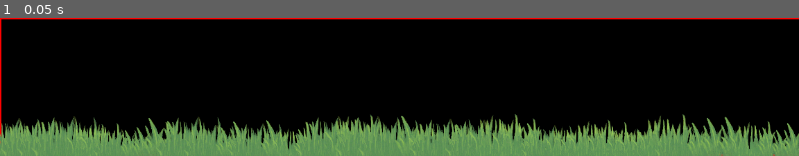
Above: before the commit, frame 1.
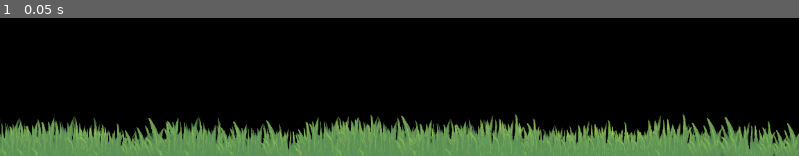
Above: after the commit, the same moment.

Repository: 9er-tom/desktop-forest
Game: Godot game, scene res://main.tscn
Two runs of this game, one before a commit and one after it. Both use one fixed random seed, a clock stepped at 60 frames per second and the inputs below.
Inputs:
- Up to frame 1 (0.05 s): no input

The runs differ from the first frame. In frame 1, 1.7% of the frame differs, in the area x 0-100%, y 0-100%.

Commit message:
toolbox texture ui

Diff:
--- a/main.tscn
+++ b/main.tscn
@@ -1,11 +1,14 @@
-[gd_scene load_steps=12 format=3 uid="uid://cisff3wt23ujv"]
+[gd_scene load_steps=15 format=3 uid="uid://cisff3wt23ujv"]
 
 [ext_resource type="Script" uid="uid://b1b0hlveqelsp" path="res://scripts/main.gd" id="1_h2yge"]
 [ext_resource type="Texture2D" uid="uid://cg55tm2kh47nv" path="res://scripts/Screenshot 2024-10-20 140952.png" id="2_0xm2m"]
 [ext_resource type="Script" uid="uid://ciyrgfr1adc0c" path="res://scripts/bingus.gd" id="3_h2yge"]
 [ext_resource type="Script" uid="uid://sal1akpormev" path="res://scripts/toolbox.gd" id="4_1bvp3"]
 [ext_resource type="Texture2D" uid="uid://dd34qdkkgljb7" path="res://assets/ui/Sprites/UI_Flat_Button02a_4.png" id="5_272bh"]
+[ext_resource type="Texture2D" uid="uid://c3matn5qctx83" path="res://assets/ui/acorn.PNG" id="5_dg77c"]
+[ext_resource type="Texture2D" uid="uid://40pyj4lh0s5w" path="res://assets/ui/toolbox.PNG" id="5_efxa6"]
 [ext_resource type="Texture2D" uid="uid://chsnfwkioxpc1" path="res://assets/ui/Sprites/UI_Flat_Button02a_1.png" id="6_5vw27"]
+[ext_resource type="Script" uid="uid://d00v6c26s1vwm" path="res://scripts/ui/toggleVisibility.gd" id="6_ycdy4"]
 [ext_resource type="Texture2D" uid="uid://k4e0up8okj0m" path="res://assets/ui/Sprites/UI_Flat_Button02a_3.png" id="7_kek77"]
 [ext_resource type="PackedScene" uid="uid://x1n5d7yptqgq" path="res://prefabs/plant.tscn" id="8_4c57u"]
 [ext_resource type="Script" uid="uid://degd3l2d4n1v5" path="res://scripts/bg/grassSpawn.gd" id="8_kek77"]
@@ -20,6 +23,7 @@
 taskbarOrientation = 2
 
 [node name="ReferenceRect" type="ReferenceRect" parent="."]
+visible = false
 offset_right = 2560.0
 offset_bottom = 200.0
 border_width = 5.0
@@ -36,28 +40,55 @@
 [node name="toolbox" type="Window" parent="."]
 transparent_bg = true
 position = Vector2i(0, 36)
-size = Vector2i(150, 250)
+size = Vector2i(350, 350)
 unresizable = true
+borderless = true
 always_on_top = true
 transparent = true
 script = ExtResource("4_1bvp3")
 
-[node name="plantButtons" type="VBoxContainer" parent="toolbox"]
-anchors_preset = 15
-anchor_right = 1.0
-anchor_bottom = 1.0
-grow_horizontal = 2
-grow_vertical = 2
+[node name="toolboxToggleButton" type="TextureButton" parent="toolbox" node_paths=PackedStringArray("showElement", "hideElement")]
+z_index = 4096
+offset_left = 283.0
+offset_top = 258.0
+offset_right = 529.0
+offset_bottom = 529.0
+scale = Vector2(0.23, 0.23)
+texture_normal = ExtResource("5_dg77c")
+script = ExtResource("6_ycdy4")
+showElement = NodePath("../openToolbox")
+hideElement = NodePath(".")
 
-[node name="SpawnBtn" type="TextureButton" parent="toolbox/plantButtons"]
+[node name="openToolbox" type="TextureRect" parent="toolbox"]
+visible = false
+z_index = 4096
+offset_right = 350.0
+offset_bottom = 250.0
+texture = ExtResource("5_efxa6")
+expand_mode = 5
+
+[node name="TextureButton" type="TextureButton" parent="toolbox/openToolbox" node_paths=PackedStringArray("showElement", "hideElement")]
+offset_left = 287.0
+offset_top = 35.0
+offset_right = 337.0
+offset_bottom = 85.0
+script = ExtResource("6_ycdy4")
+showElement = NodePath("../../toolboxToggleButton")
+hideElement = NodePath("..")
+
+[node name="GrowBtn" type="TextureButton" parent="toolbox/openToolbox"]
 texture_filter = 3
 layout_mode = 2
+offset_left = 61.0
+offset_top = 80.0
+offset_right = 125.0
+offset_bottom = 144.0
 texture_normal = ExtResource("5_272bh")
 texture_pressed = ExtResource("6_5vw27")
 texture_hover = ExtResource("7_kek77")
 stretch_mode = 0
 
-[node name="Label" type="Label" parent="toolbox/plantButtons/SpawnBtn"]
+[node name="Label" type="Label" parent="toolbox/openToolbox/GrowBtn"]
 layout_mode = 1
 anchors_preset = 8
 anchor_left = 0.5
@@ -70,19 +101,23 @@
 offset_bottom = 7.0
 grow_horizontal = 2
 grow_vertical = 2
-text = "Spawn Plant"
+text = "G"
 label_settings = SubResource("LabelSettings_272bh")
 horizontal_alignment = 1
 
-[node name="GrowBtn" type="TextureButton" parent="toolbox/plantButtons"]
+[node name="SpawnBtn" type="TextureButton" parent="toolbox/openToolbox"]
 texture_filter = 3
 layout_mode = 2
+offset_left = 141.0
+offset_top = 80.0
+offset_right = 205.0
+offset_bottom = 144.0
 texture_normal = ExtResource("5_272bh")
 texture_pressed = ExtResource("6_5vw27")
 texture_hover = ExtResource("7_kek77")
 stretch_mode = 0
 
-[node name="Label" type="Label" parent="toolbox/plantButtons/GrowBtn"]
+[node name="Label" type="Label" parent="toolbox/openToolbox/SpawnBtn"]
 layout_mode = 1
 anchors_preset = 8
 anchor_left = 0.5
@@ -95,19 +130,23 @@
 offset_bottom = 7.0
 grow_horizontal = 2
 grow_vertical = 2
-text = "Grow Plant"
+text = "S"
 label_settings = SubResource("LabelSettings_272bh")
 horizontal_alignment = 1
 
-[node name="RemoveBtn" type="TextureButton" parent="toolbox/plantButtons"]
+[node name="RemoveBtn" type="TextureButton" parent="toolbox/openToolbox"]
 texture_filter = 3
 layout_mode = 2
+offset_left = 220.0
+offset_top = 80.0
+offset_right = 284.0
+offset_bottom = 144.0
 texture_normal = ExtResource("5_272bh")
 texture_pressed = ExtResource("6_5vw27")
 texture_hover = ExtResource("7_kek77")
 stretch_mode = 0
 
-[node name="Label" type="Label" parent="toolbox/plantButtons/RemoveBtn"]
+[node name="Label" type="Label" parent="toolbox/openToolbox/RemoveBtn"]
 layout_mode = 1
 anchors_preset = 8
 anchor_left = 0.5
@@ -120,7 +159,7 @@
 offset_bottom = 7.0
 grow_horizontal = 2
 grow_vertical = 2
-text = "Remove Plant"
+text = "R"
 label_settings = SubResource("LabelSettings_272bh")
 horizontal_alignment = 1
 
@@ -137,5 +176,5 @@
 [node name="GroundSpawner" type="Node2D" parent="SpawnManager" node_paths=PackedStringArray("spawnButton")]
 script = ExtResource("9_4c57u")
 plantPrefabs = Array[PackedScene]([ExtResource("8_4c57u")])
-spawnButton = NodePath("../../toolbox/plantButtons/SpawnBtn")
+spawnButton = NodePath("../../toolbox/openToolbox/SpawnBtn")
 gridCellSize = Vector2i(200, 160)
--- a/prefabs/plant.tscn
+++ b/prefabs/plant.tscn
@@ -31,7 +31,7 @@
 }]
 
 [node name="Plant" type="Node2D"]
-scale = Vector2(0.1, 0.1)
+scale = Vector2(0.15, 0.15)
 script = ExtResource("1_bswx0")
 
 [node name="AnimatedSprite2D" type="AnimatedSprite2D" parent="."]
--- /dev/null
+++ b/scripts/ui/toggleVisibility.gd
@@ -0,0 +1,13 @@
+extends BaseButton
+
+@export var showElement: Control
+@export var hideElement: Control
+
+func _ready() -> void:
+	pressed.connect(_on_pressed)
+
+func _on_pressed():
+	if showElement:
+		showElement.visible = !showElement.visible
+	if hideElement:
+		hideElement.visible = !hideElement.visible
Binary file added: assets/ui/acorn.PNG
Not shown, added: assets/ui/acorn.PNG.import
Binary file added: assets/ui/toolbox.PNG
Not shown, added: assets/ui/toolbox.PNG.import
Not shown, added: scripts/ui/toggleVisibility.gd.uid
